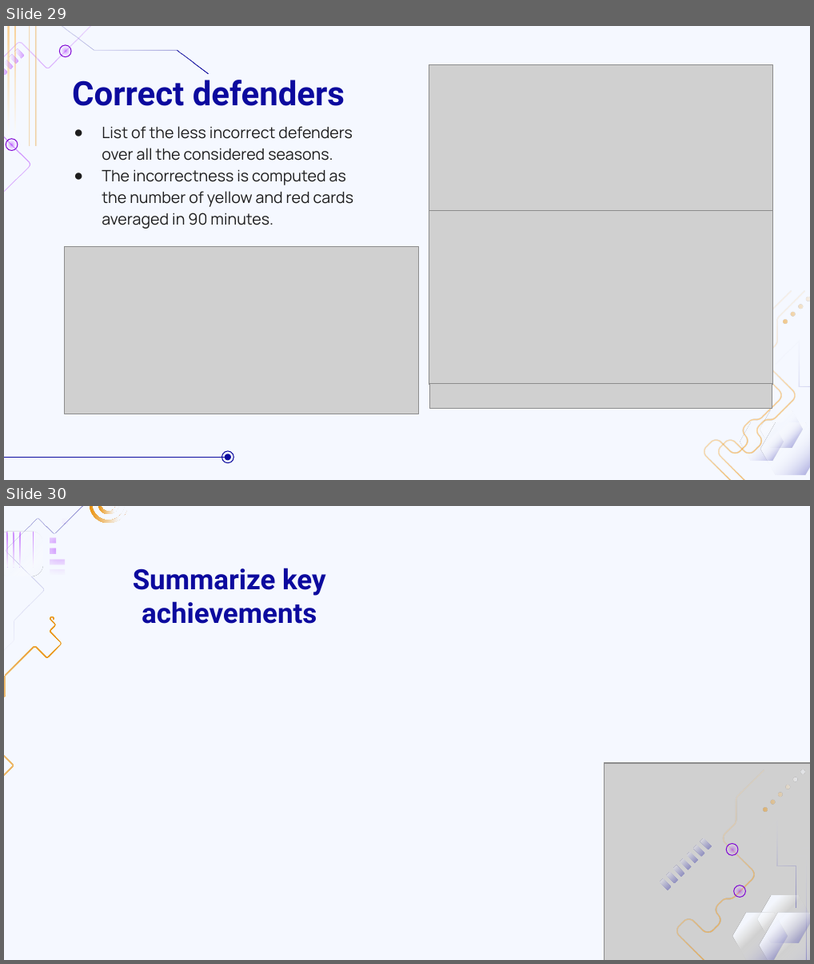
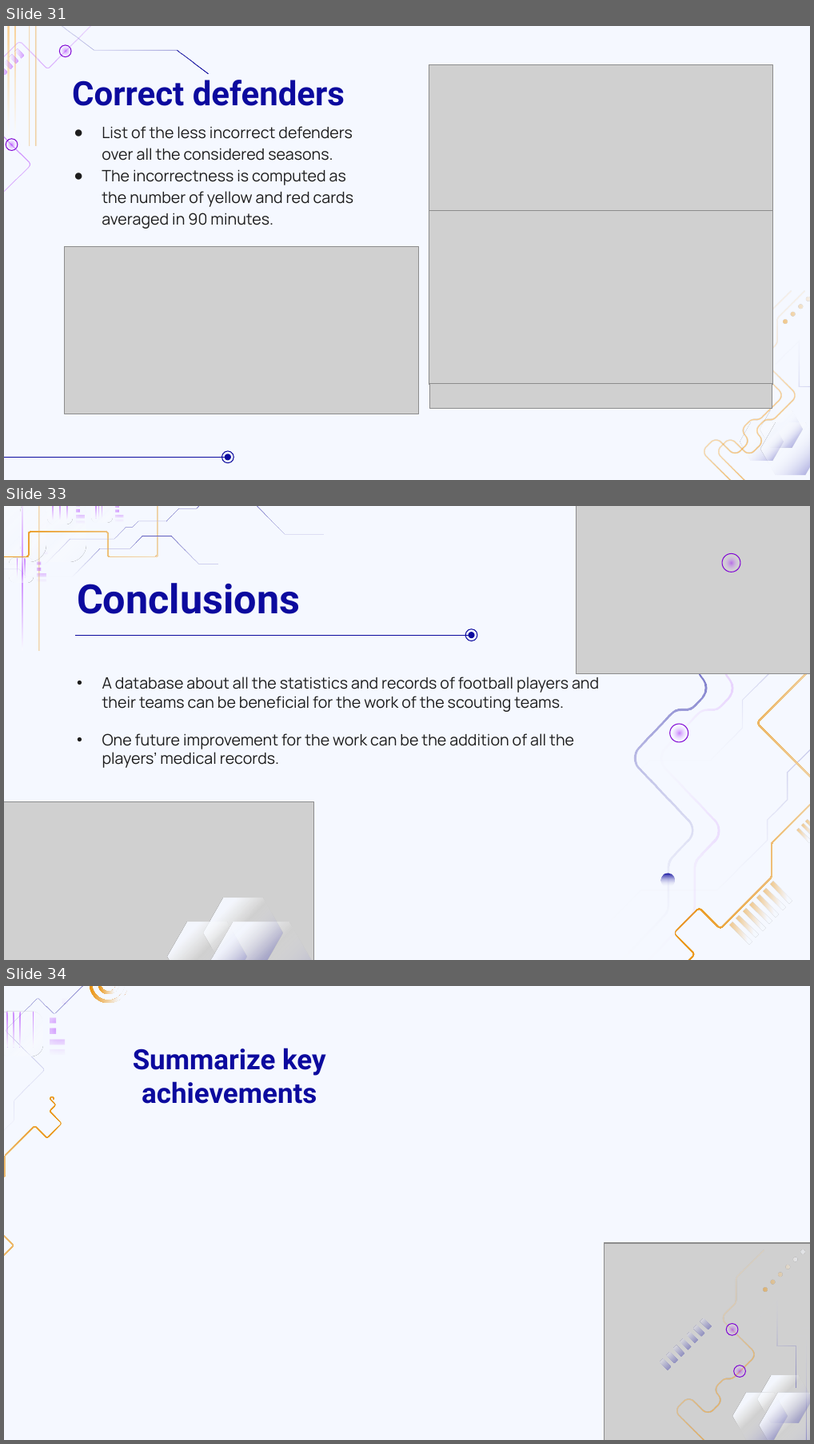
Before and after one commit to MarcoGasparini00/DataCrafters, a slide deck: presentation/DB2.pptx. Shown one above the other, each under a label of ours: slides 29 and 30 before the commit, slides 31, 33 and 34 after it; the slides between them are not shown. The pictures are 814x964 and 814x1444 pixels, drawn with LibreOffice and Linux fonts; fonts in the diff are those of the drawing; grey boxes stand for pictures; background and template pictures are left out. Boxes give left, top, right and bottom in pixels: in the first picture for what was removed or moved away, otherwise in the second. Text is boxed around its words. In the diff, an @@ line names an element or a change of style, - is before the commit and + after.

```diff
--- a/presentation/DB2.pptx
+++ b/presentation/DB2.pptx
@@ slide 33 added at [4, 506, 810, 960], background #F5F8FF @@
@@ group added at [4, 506, 325, 721]: 28 freeform shapes @@
@@ title added at [77, 583, 300, 614], 36 pt, text #0C0A9E, bold @@
+Conclusions
@@ line added from (76, 635) to (470, 635), #0C0A9E 0.75 pt @@
@@ ellipse added at [466, 629, 478, 641], outline #0C0A9E 0.75 pt @@
@@ ellipse added at [469, 632, 475, 638], fill #0C0A9E @@
@@ subtitle added at [102, 676, 599, 768], 14 pt, text #1D1D1D @@
+• A database about all the statistics and records of football players and their teams can be beneficial for the work of the scouting teams.
+• One future improvement for the work can be the addition of all the players’ medical records.
@@ group added at [576, 506, 810, 960]: 15 freeform shapes, 5 ellipses, 1 picture @@
@@ group added at [4, 802, 317, 960]: 3 freeform shapes, 1 picture @@
@@ what was slide 29 is now slide 31 @@
@@ what was slide 30 is now slide 34 @@
```
Also in this commit, not shown: 2 slides changed, 3 other slides added.
